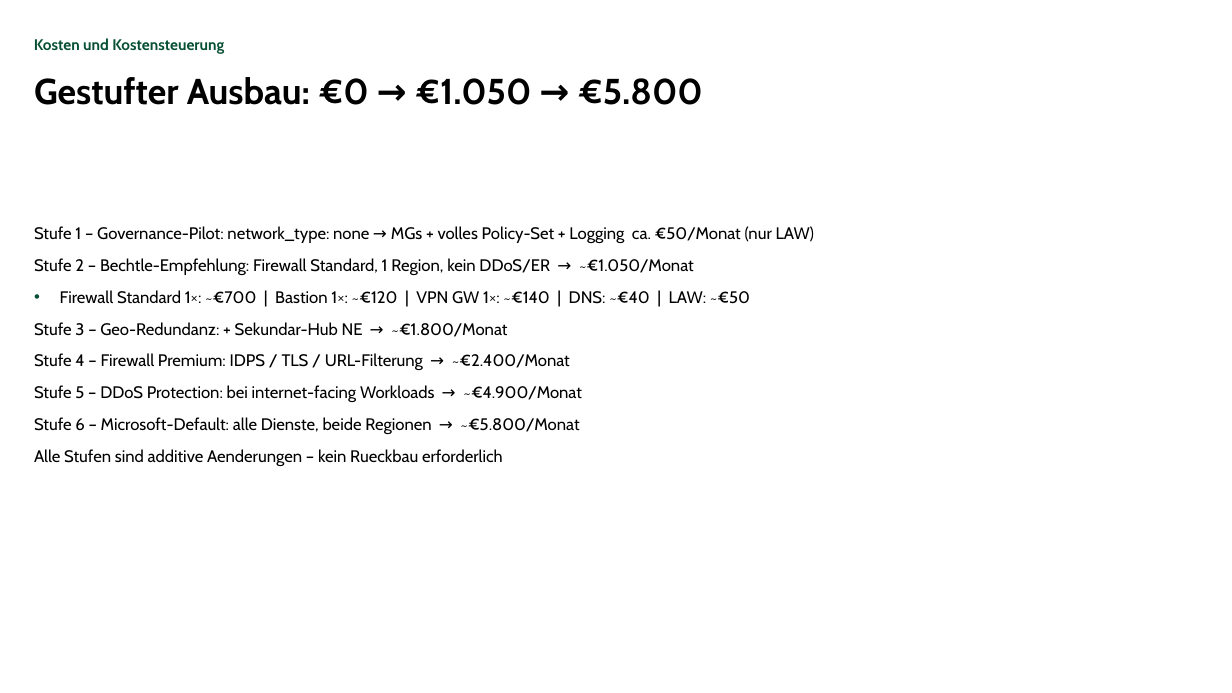
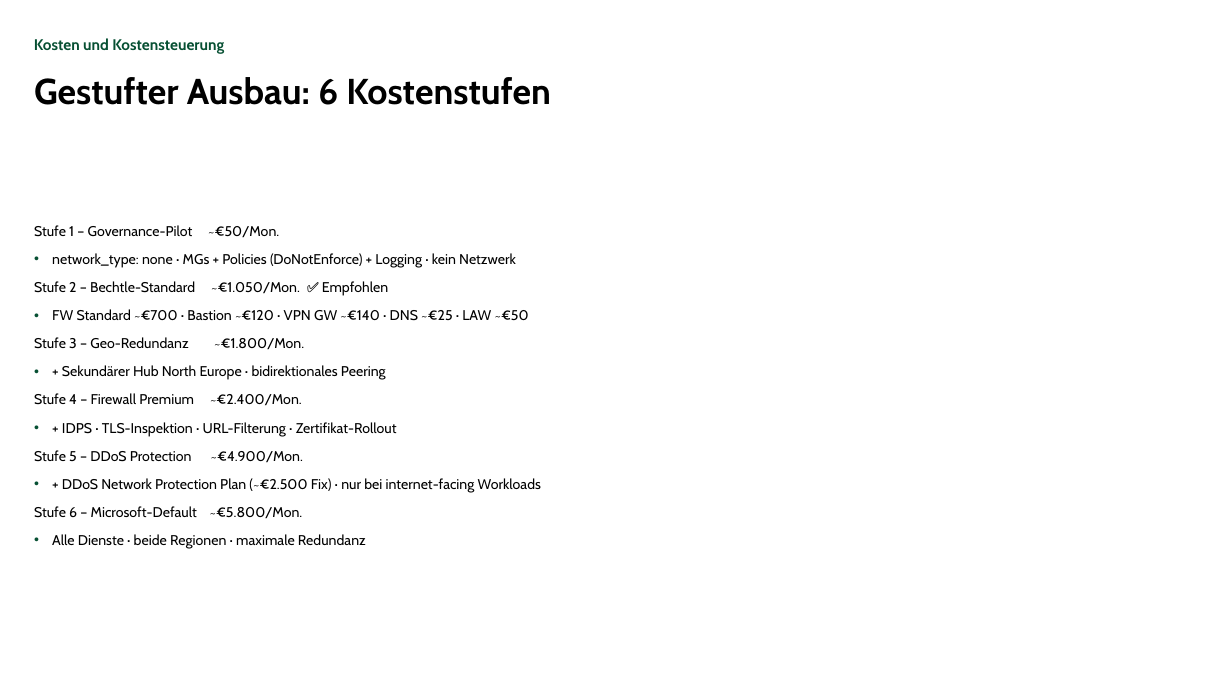
Before and after one commit to YannickBeck/azure-landing-zone, a slide deck: slide 30 of docs/konzept/Powerpoint/Azure-Landing-Zone-Konzept.pptx. Drawn at 1232x693 pixels with LibreOffice and Linux fonts; fonts in the diff are those of the drawing; background and template pictures are left out. Boxes give left, top, right and bottom in pixels: in the first picture for what was removed or moved away, otherwise in the second. Text is boxed around its words. In the diff, an @@ line names an element or a change of style, - is before the commit and + after.

```diff
--- a/docs/konzept/Powerpoint/Azure-Landing-Zone-Konzept.pptx
+++ b/docs/konzept/Powerpoint/Azure-Landing-Zone-Konzept.pptx
@@ title at (x1=34, y1=77, x2=551, y2=105): text changed @@
-Gestufter Ausbau: €0 → €1.050 → €5.800
+Gestufter Ausbau: 6 Kostenstufen
@@ text at (x1=34, y1=225, x2=541, y2=549): text changed; size 13 to 11 pt @@
-Stufe 1 – Governance-Pilot: network_type: none → MGs + volles Policy-Set + Logging ca. €50/Monat (nur LAW)
-Stufe 2 – Bechtle-Empfehlung: Firewall Standard, 1 Region, kein DDoS/ER → ~€1.050/Monat
-  • Firewall Standard 1×: ~€700 | Bastion 1×: ~€120 | VPN GW 1×: ~€140 | DNS: ~€40 | LAW: ~€50
-Stufe 3 – Geo-Redundanz: + Sekundar-Hub NE → ~€1.800/Monat
-Stufe 4 – Firewall Premium: IDPS / TLS / URL-Filterung → ~€2.400/Monat
-Stufe 5 – DDoS Protection: bei internet-facing Workloads → ~€4.900/Monat
-Stufe 6 – Microsoft-Default: alle Dienste, beide Regionen → ~€5.800/Monat
-Alle Stufen sind additive Aenderungen – kein Rueckbau erforderlich
+Stufe 1 – Governance-Pilot ~€50/Mon.
+  • network_type: none · MGs + Policies (DoNotEnforce) + Logging · kein Netzwerk
+Stufe 2 – Bechtle-Standard ~€1.050/Mon. ✅ Empfohlen
+  • FW Standard ~€700 · Bastion ~€120 · VPN GW ~€140 · DNS ~€25 · LAW ~€50
+Stufe 3 – Geo-Redundanz ~€1.800/Mon.
+  • + Sekundärer Hub North Europe · bidirektionales Peering
+Stufe 4 – Firewall Premium ~€2.400/Mon.
+  • + IDPS · TLS-Inspektion · URL-Filterung · Zertifikat-Rollout
+Stufe 5 – DDoS Protection ~€4.900/Mon.
+  • + DDoS Network Protection Plan (~€2.500 Fix) · nur bei internet-facing Workloads
+Stufe 6 – Microsoft-Default ~€5.800/Mon.
+  • Alle Dienste · beide Regionen · maximale Redundanz
```
Also in this commit, not shown: 24 other slides changed, 12 slides added, 17 slides removed, 1 other file.
